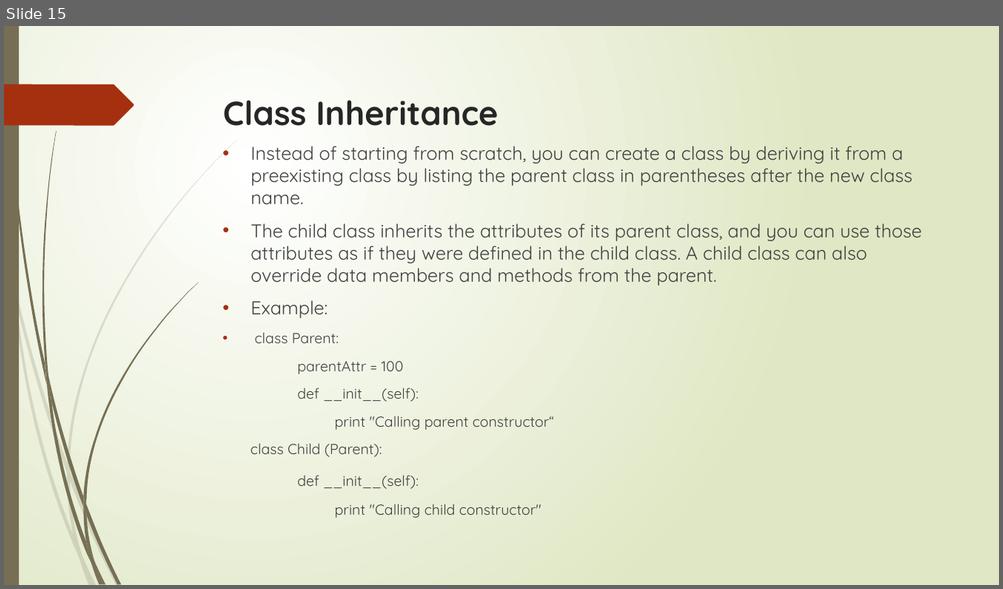
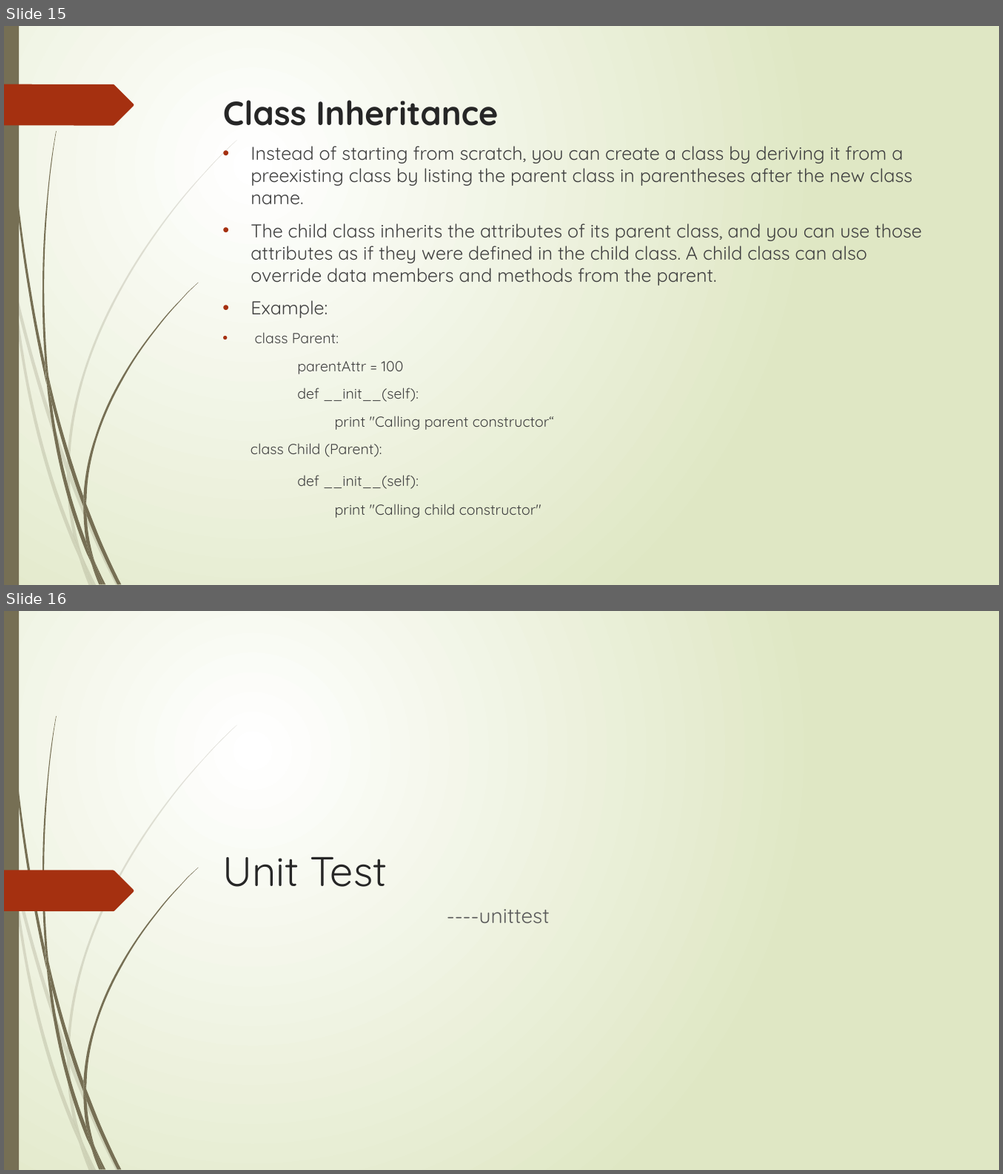
Before and after one commit to flyworker/python-automation-testing, a slide deck: document/course2-3.pptx. Shown one above the other, each under a label of ours: slide 15 before the commit, slides 15 and 16 after it. The pictures are 1003x589 and 1003x1174 pixels, drawn with LibreOffice and Linux fonts; fonts in the diff are those of the drawing. Boxes give left, top, right and bottom in pixels: in the first picture for what was removed or moved away, otherwise in the second. Text is boxed around its words. In the diff, an @@ line names an element or a change of style, - is before the commit and + after.

Commit message:
add just eat test

```diff
--- a/document/course2-3.pptx
+++ b/document/course2-3.pptx
@@ slide 16 added at (4, 611, 999, 1170), background gradient #FFFFFF to #DFE8C4; not listed: 23 template elements that a slide beside it also shows @@
@@ freeform shape added at (4, 871, 134, 911), fill #A53010 @@
@@ title added at (222, 857, 387, 887), 40 pt, text #262626 @@
+Unit Test
@@ text added at (447, 909, 549, 923), 20 pt, text #595959 @@
+----unittest
```
Also in this commit, not shown: 2 slides changed, 6 other slides added, 11 other files.
